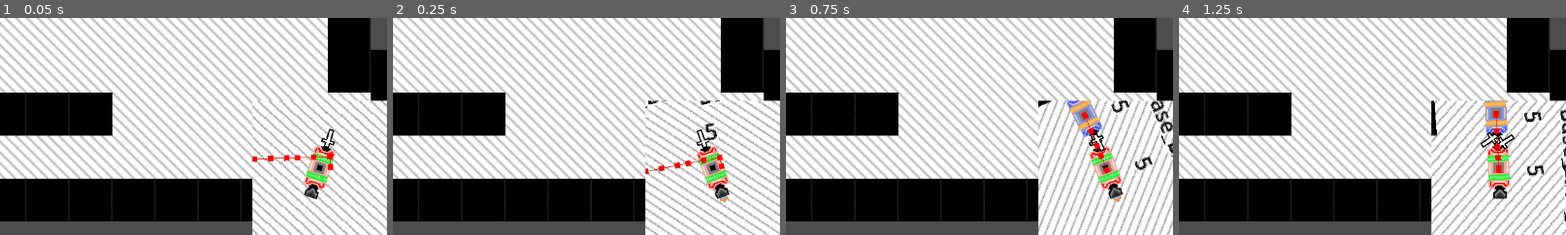
Above: before the commit, frames 1-4 (left to right).
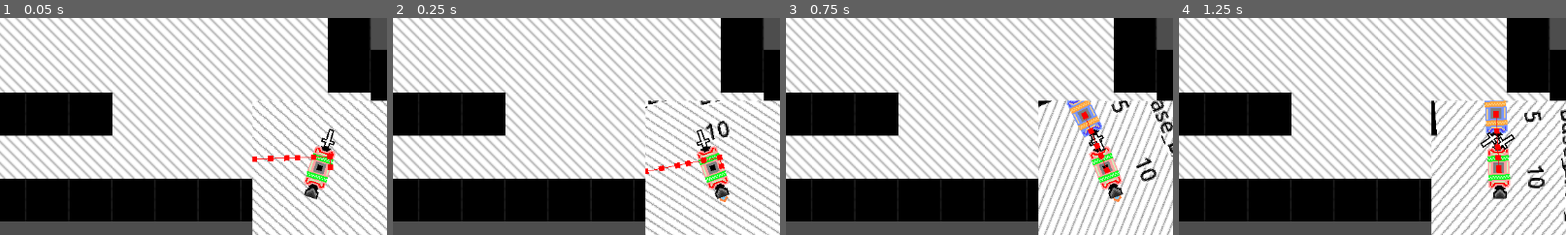
Above: after the commit, the same moments.

Repository: CWmain/botManager
Game: Godot game, scene res://Scene/base.tscn
Two runs of this game, one before a commit and one after it. Both use one fixed random seed, a clock stepped at 60 frames per second and the inputs below.
Inputs (mouse positions are % of the whole screen's width and height, from its top left):
- Up to frame 1 (0.05 s): no input
- Up to frame 2 (0.25 s): no input
- Up to frame 3 (0.75 s): move the mouse to (72, 45) at 0.52 s; tap C (BotCam) at 0.6 s
- Up to frame 4 (1.25 s): no input
The pictures show only the part of the screen within x 50-100%, y 50-100%; the shares and areas given below are measured in that part.

Frame 1 is identical in both runs. In frame 2, 0.3% of the frame differs, in the area x 80-88%, y 47-58%; in frame 3, 0.3%; in frame 4, 0.3%.

Commit message:
Now getting initial cur health from base max health

Diff:
--- a/Objects/Bots/base_bot.gd
+++ b/Objects/Bots/base_bot.gd
@@ -16,7 +16,7 @@
 ## Dictionary accessed via Enums.MODIFICATION
 var statTotals: Dictionary[Enums.MODIFICATION, float]
 
-var curHealth: int = 5
+var curHealth: int = 1
 # TODO: Refactor to take into account the source of the hit to give immunity
 #		to, so multiple foes can hit but a single foe can not
 var damageImmune: bool = false
@@ -72,6 +72,7 @@
 	print_modifer_tracker()
 	path_finder.target_position = Vector2(150,100)
 	travelTo = true
+	curHealth = int(statTotals[Enums.MODIFICATION.MAX_HEALTH])
 
 func _process(_delta: float) -> void:
 	if curHealth == 0:
--- a/Objects/Bots/base_bot.tscn
+++ b/Objects/Bots/base_bot.tscn
@@ -29,7 +29,8 @@
 0: 1000.0,
 1: 2.0,
 2: 5.0,
-3: 100.0
+3: 100.0,
+4: 5.0
 })
 e_body = ExtResource("2_6xkl7")
 e_legs = ExtResource("4_hnho6")
--- a/Scene/base.tscn
+++ b/Scene/base.tscn
@@ -74,7 +74,8 @@
 0: 2000.0,
 1: 2.0,
 2: 5.0,
-3: 1.0
+3: 1.0,
+4: 10.0
 })
 e_head = ExtResource("5_grk85")
 foe = NodePath("../Base_Bot2")
@@ -92,7 +93,8 @@
 0: 1000.0,
 1: 2.0,
 2: 5.0,
-3: 2.13
+3: 2.13,
+4: 5.0
 })
 e_head = ExtResource("5_grk85")
 e_legs = null
